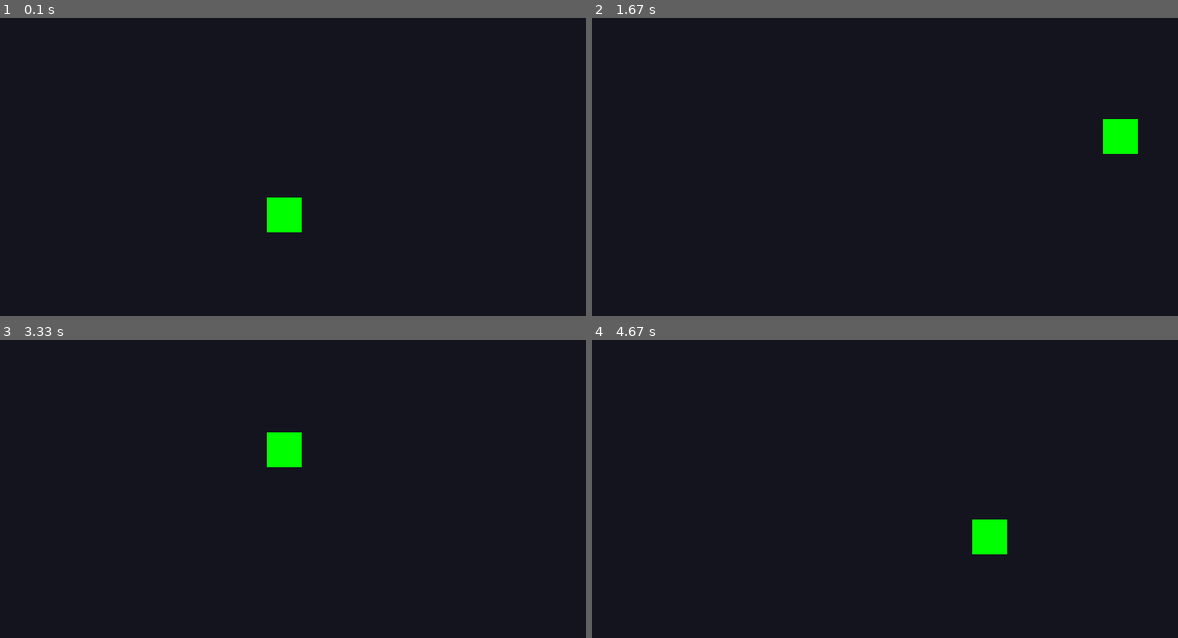
Above: before the commit, frames 1-4 (two rows, left to right).
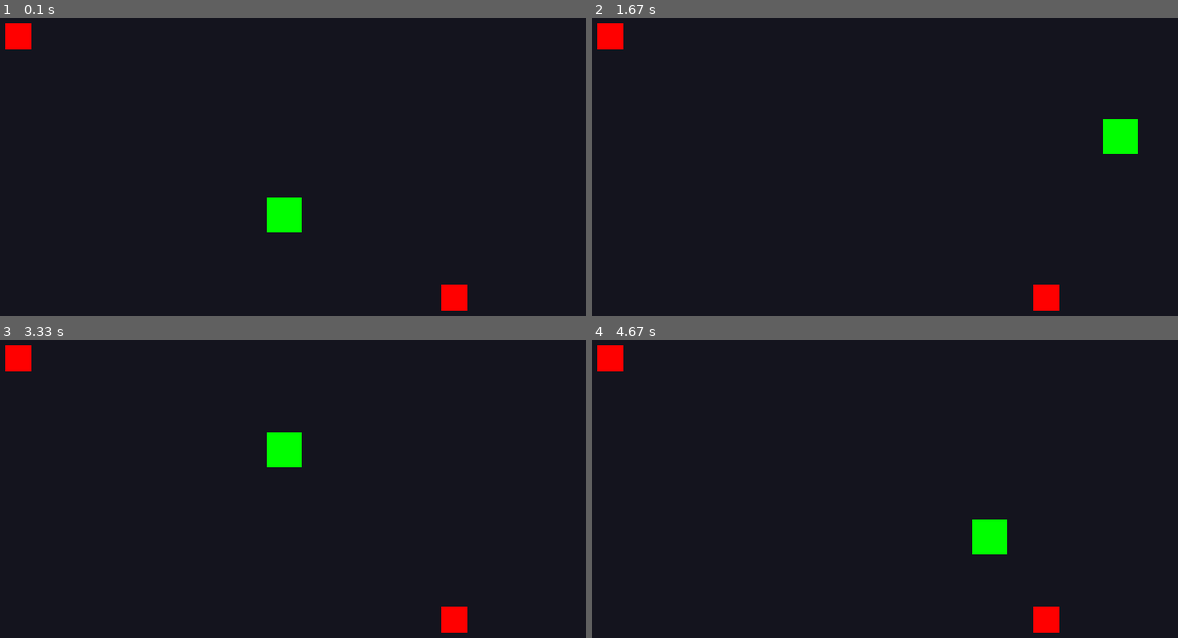
Above: after the commit, the same moments.

Repository: PhV-80/oop-pygame-rpg
Game: pygame game, started from main.py
The game is run twice, just before and just after one commit, with the same random seed, the same clock (stepped at 60 frames per second) and the same inputs.
Inputs:
- Up to frame 1 (0.1 s): no input
- Up to frame 2 (1.67 s): hold Right 0.33-0.8 s; hold Up 0.83-1.13 s; hold Right 1.17-1.63 s
- Up to frame 3 (3.33 s): hold Left 1.67-2.2 s; hold Down 2.23-2.53 s; hold Left 2.57-2.97 s; hold Up from 3 s (still down)
- Up to frame 4 (4.67 s): release Up at 3.37 s; hold Right 3.4-4.03 s; hold Down 4.07-4.43 s; hold Left from 4.47 s (still down)

The runs differ from the first frame. In frame 1, 0.8% of the frame differs, in the area x 0-80%, y 1-99%; in frame 2, 0.8%; in frame 3, 0.8%; in frame 4, 0.8%.

Commit message:
npc implementation, without AI-Logic

Diff:
--- /dev/null
+++ b/entities/npc.py
@@ -0,0 +1,13 @@
+import pygame
+
+from config import *
+from entities.entity import Entity
+
+class NPC(Entity):
+    def __init__(self, x: int, y: int, width: int, height: int, color):
+        super().__init__(x, y, width, height, color)
+        self.speed = 3
+        self.health = 100
+
+    def update(self):
+        pass
--- a/main.py
+++ b/main.py
@@ -3,6 +3,7 @@
 
 from config import *
 from entities.character import Character
+from entities.npc import NPC
 
 # PyGame init
 pygame.init()
@@ -12,6 +13,10 @@
 
 # Player create (green rect, starting in the Middle)
 player = Character(WINDOW_WIDTH // 2, WINDOW_HEIGHT // 2, 40, 40, COLOR_PLAYER)
+
+# NPC create (red rect)
+npc1 = NPC(100, 100, 30, 30, COLOR_NPC)
+npc2 = NPC(600, 400, 30, 30, COLOR_NPC)
 
 # Game-Loop
 running = True
@@ -25,10 +30,14 @@
 
     # Update
     player.update()
+    npc1.update()
+    npc2.update()
 
     # Draw
     screen.fill(COLOR_BG)
     player.draw(screen)
+    npc1.draw(screen)
+    npc2.draw(screen)
     pygame.display.flip()
 
 pygame.quit()
